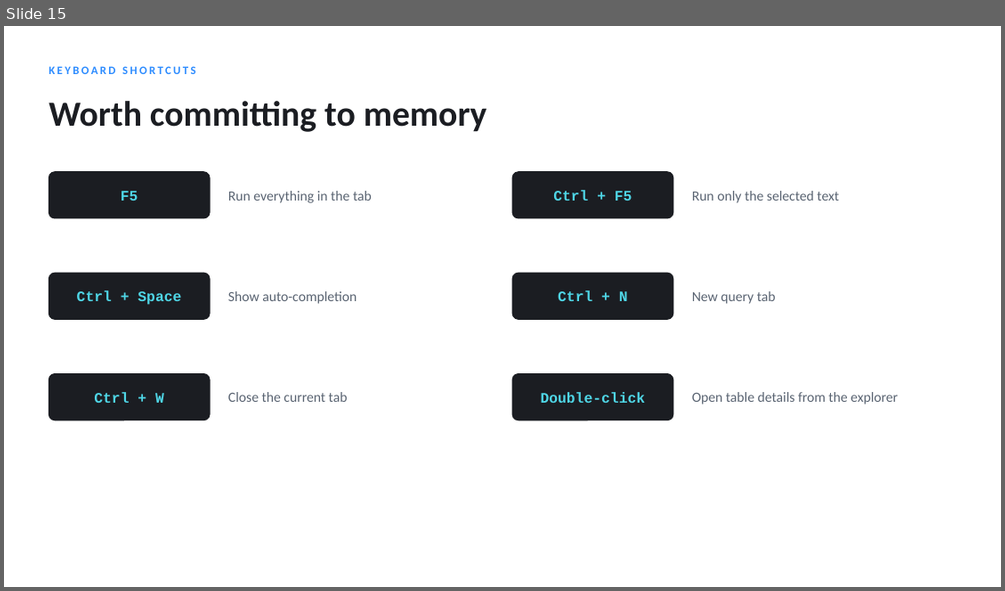
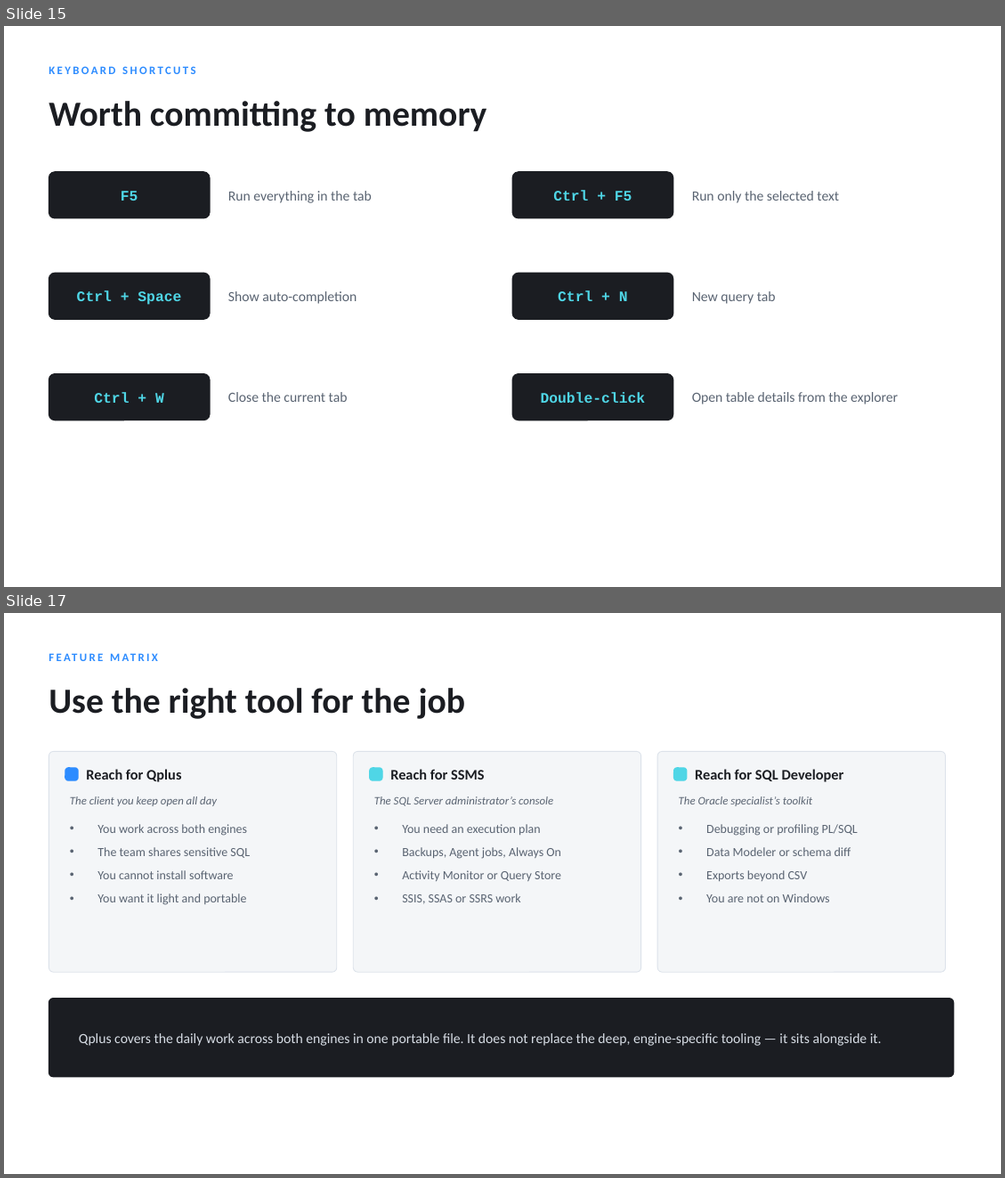
Before and after one commit to muleskin/Qplus, a slide deck: docs/Qplus Feature Overview.pptx. Shown one above the other, each under a label of ours: slide 15 before the commit, slides 15 and 17 after it; the slides between them are not shown. The pictures are 1005x591 and 1005x1178 pixels, drawn with LibreOffice and Linux fonts; fonts in the diff are those of the drawing. Boxes give left, top, right and bottom in pixels: in the first picture for what was removed or moved away, otherwise in the second. Text is boxed around its words. In the diff, an @@ line names an element or a change of style, - is before the commit and + after.

```diff
--- a/docs/Qplus Feature Overview.pptx
+++ b/docs/Qplus Feature Overview.pptx
@@ slide 17 added at (x1=4, y1=613, x2=1001, y2=1174), background #FFFFFF @@
@@ text added at (x1=48, y1=647, x2=647, y2=667), 11 pt, text #2D8CFF, bold @@
+FEATURE MATRIX
@@ text added at (x1=48, y1=688, x2=466, y2=719), 34 pt, text #1B1D22, bold @@
+Use the right tool for the job
@@ rounded rectangle added at (x1=48, y1=751, x2=337, y2=972), fill #F4F6F8, outline #DCE2EA 0.75 pt @@
@@ rounded rectangle added at (x1=65, y1=768, x2=78, y2=780), fill #2D8CFF, outline #2D8CFF 1 pt @@
@@ text added at (x1=86, y1=769, x2=181, y2=782), 14 pt, text #1B1D22, bold @@
+Reach for Qplus
@@ rounded rectangle added at (x1=353, y1=751, x2=641, y2=972), fill #F4F6F8, outline #DCE2EA 0.75 pt @@
@@ rounded rectangle added at (x1=370, y1=768, x2=382, y2=780), fill #4FD6E6, outline #4FD6E6 1 pt @@
@@ text added at (x1=390, y1=769, x2=485, y2=779), 14 pt, text #1B1D22, bold @@
+Reach for SSMS
@@ rounded rectangle added at (x1=657, y1=751, x2=946, y2=972), fill #F4F6F8, outline #DCE2EA 0.75 pt @@
@@ rounded rectangle added at (x1=674, y1=768, x2=687, y2=780), fill #4FD6E6, outline #4FD6E6 1 pt @@
@@ text added at (x1=695, y1=769, x2=844, y2=782), 14 pt, text #1B1D22, bold @@
+Reach for SQL Developer
@@ text added at (x1=70, y1=796, x2=217, y2=806), 11 pt, text #5A6472, italic @@
+The client you keep open all day
@@ text added at (x1=374, y1=796, x2=553, y2=806), 11 pt, text #5A6472, italic @@
+The SQL Server administrator’s console
@@ text added at (x1=679, y1=796, x2=812, y2=806), 11 pt, text #5A6472, italic @@
+The Oracle specialist’s toolkit
@@ text added at (x1=97, y1=824, x2=250, y2=905), 12 pt, text #5A6472 @@
+• You work across both engines
+• The team shares sensitive SQL
+• You cannot install software
+• You want it light and portable
@@ text added at (x1=402, y1=824, x2=561, y2=904), 12 pt, text #5A6472 @@
+• You need an execution plan
+• Backups, Agent jobs, Always On
+• Activity Monitor or Query Store
+• SSIS, SSAS or SSRS work
@@ text added at (x1=706, y1=824, x2=858, y2=902), 12 pt, text #5A6472 @@
+• Debugging or profiling PL/SQL
+• Data Modeler or schema diff
+• Exports beyond CSV
+• You are not on Windows
@@ rounded rectangle added at (x1=48, y1=998, x2=954, y2=1077), fill #1B1D22, outline #1B1D22 1 pt @@
@@ text added at (x1=79, y1=1033, x2=882, y2=1046), 13.5 pt, text #D6DCE4 @@
+Qplus covers the daily work across both engines in one portable file. It does not replace the deep, engine-specific tooling — it sits alongside it.
```
Also in this commit, not shown: 1 slide changed, 1 other slide added.
